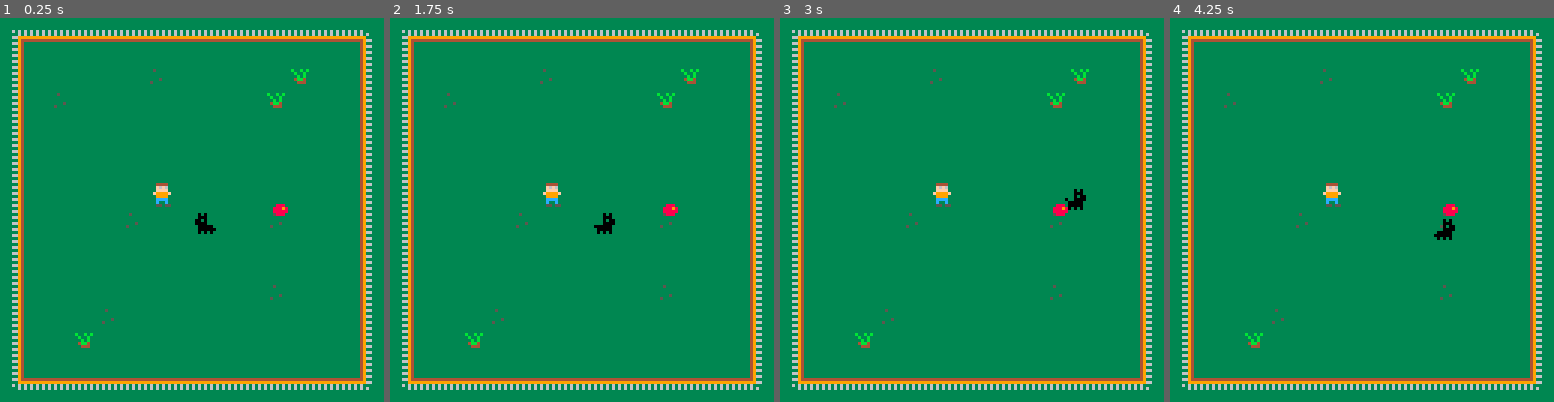
Above: before the commit, frames 1-4 (left to right).
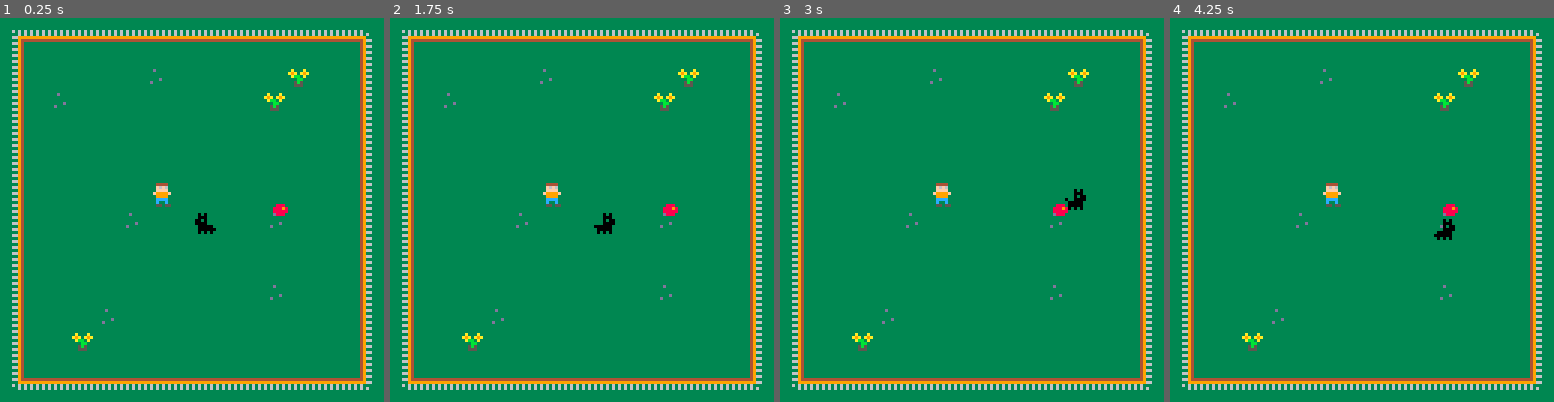
Above: after the commit, the same moments.

Repository: hugochinchilla/smity-adventure
Game: PICO-8 cartridge smity.p8
Two runs of this game, one before a commit and one after it. Both use one fixed random seed, a clock stepped at 60 frames per second and the inputs below.
Inputs:
- Up to frame 1 (0.25 s): no input
- Up to frame 2 (1.75 s): tap X (X key) at 0.33, 1.07 s; tap O (Z key) at 0.7, 1.7 s; hold Right from 1.6 s (still down)
- Up to frame 3 (3 s): tap X (X key) at 1.85, 2.97 s; release Right at 2.1 s; tap O (Z key) at 2.1, 2.5, 2.9 s; hold Up 2.15-2.42 s; hold Right from 2.47 s (still down)
- Up to frame 4 (4.25 s): release Right at 3.03 s; hold Left 3.08-3.58 s; tap O (Z key) at 3.3, 3.7, 4.1 s; hold Down 3.63-3.97 s; hold Right from 4.02 s (still down); tap X (X key) at 4.08 s

The runs differ from the first frame. In frame 1, 0.5% of the frame differs, in the area x 14-81%, y 13-87%; in frame 2, 0.5%; in frame 3, 0.5%; in frame 4, 0.5%.

Commit message:
updated sprites

Diff:
--- a/smity.p8
+++ b/smity.p8
@@ -133,40 +133,42 @@
 
 
 
-__gff__
-0000000101000000000000000001010000000000000000000000000000010100000300000000000000000000000101000000000000000000000001000001010000000000000000000000000000000000000000000000000000000000000000000000000000000000000000000000000000000000000000000000000000000000
-0000000000000000000000000000000000000000000000000000000000000000000000000000000000000000000000000000000000000000000000000000000000000000000000000000000000000000000000000000000000000000000000000000000000000000000000000000000000000000000000000000000000000000
-__map__
-3d0e0e0e0e0e0e0e0e0e0e0e0e0e0e3e0a0a0a0a0a0a05050505050505050505050505050505050505050505050505050505050505050505050500000000000000000000000000000000000000000000000000000000000000000000000000000000000000000000000000000000000000000000000000000000000000000000
-1d0a0a0a0a0a0a0a0a0a0a0a0a0a0a0d0a0a0a0a0a0a0a0a0a0a0a0a0a0a0a0a0a0a0a0a0a0a0a0a0a0a0a0a0a0a0a0a0a0a0a0a0a0a0a0a0a0a00000000000000000000000000000000000000000000000000000000000000000000000000000000000000000000000000000000000000000000000000000000000000000000
-1d0a0a0a0a0a0b0a0a0a0a0a0c0a0a0d0a0a0a0a0a0a0a0a0a0a0a0a0a0a0a0a0a0a0a0a0a0a0a0a0a0a0a0a0a0a0a0a0a0a0a0a0a0a0a0a0a0a00000000000000000000000000000000000000000000000000000000000000000000000000000000000000000000000000000000000000000000000000000000000000000000
-1d0a0b0a0a0a0a0a0a0a0a0c0a0a0a0d0a0a0a0a0a0a0a0a0a0a0a0a0a0a0a0a0a0a0a0a0a0a0a0a0a0a0a0a0a0a0a0a0a0a0a0a0a0a0a0a0a0a00000000000000000000000000000000000000000000000000000000000000000000000000000000000000000000000000000000000000000000000000000000000000000000
-1d0a0a0a0a0a0a0a0a0a0a0a0a0a0a0d0a0a0a0a0a0a0a0d0a0a0a0a0a0a0d0a0a0a0a0a0a0a0a0a0a0a0a0a0a0a0a0a0a0a0a0a0a0a0a0a0a0a00000000000000000000000000000000000000000000000000000000000000000000000000000000000000000000000000000000000000000000000000000000000000000000
-1d0a0a0a0a0a0a0a0a0a0a0a0a0a0a0d0a0a0a0a0a0a0a0d0a0a0a0a0a0a0d0a0a0a0a0a0a0a0a0a0a0a0a0a0a0a0a0a0a0a0a0a0a0a0a0a0a0a00000000000000000000000000000000000000000000000000000000000000000000000000000000000000000000000000000000000000000000000000000000000000000000
-1d0a0a0a0a0a0a0a0a0a0a0a0a0a0a0d0a0a0a0a0a0a0a0d0a0a0a0a0a0a0d0a0a0a0a0a0a0a0a0a0a0a0a0a0a0a0a0a0a0a0a0a0a0a0a0a0a0a00000000000000000000000000000000000000000000000000000000000000000000000000000000000000000000000000000000000000000000000000000000000000000000
-1d0a0a0a0a0a0a0a0a0a0a0a0a0a0a0d0a0a0a0a0a0a0a0d0a0a0a0a0a0a0d0a0a0a0a0a0a0a0a0a0a0a0a0a0a0a0a0a0a0a0a0a0a0a0a0a0a0a00000000000000000000000000000000000000000000000000000000000000000000000000000000000000000000000000000000000000000000000000000000000000000000
-1d0a0a0a0a0b0a0a0a0a0a0b0a0a0a0d0a0a0a0a0a0a0a0a0a0a0a0a0a0a0d0a0a0a0a0a0a0a0a0a0a0a0a0a0a0a0a0a0a0a0a0a0a0a0a0a0a0a00000000000000000000000000000000000000000000000000000000000000000000000000000000000000000000000000000000000000000000000000000000000000000000
-1d0a0a0a0a0a0a0a0a0a0a0a0a0a0a0d0a0a0a0a0a0a0a0a0a0a0a0a0a0a0d0d0a0a0a0a0a0a0a0a0a0a0a0a0a0a0a0a0a0a0a0a0a0a0a0a0a0a00000000000000000000000000000000000000000000000000000000000000000000000000000000000000000000000000000000000000000000000000000000000000000000
-1d0a0a0a0a0a0a0a0a0a0a0a0a0a0a0d0a0a0a0a0a0a0a0a0a0a0a0a0a0a0a0d0a0a0a0a0a0a0a0a0a0a0a0a0a0a0a0a0a0a0a0a0a0a0a0a0a0a00000000000000000000000000000000000000000000000000000000000000000000000000000000000000000000000000000000000000000000000000000000000000000000
-1d0a0a0a0a0a0a0a0a0a0a0b0a0a0a0d0a0a0a0a0a0a0a0a0a0a0a0a0a0a0a0a0a0a0a0a0a0a0a0a0a0a0a0a0a0a0a0a0a0a0a0a0a0a0a0a0a0a00000000000000000000000000000000000000000000000000000000000000000000000000000000000000000000000000000000000000000000000000000000000000000000
-1d0a0a0a0b0a0a0a0a0a0a0a0a0a0a0d0a0a0a0a0a0a0a0a0a0a0a0a0a0a0a0a0a0a0a0a0a0a0a0a0a0a0a0a0a0a0a0a0a0a0a0a0a0a0a0a0a0a00000000000000000000000000000000000000000000000000000000000000000000000000000000000000000000000000000000000000000000000000000000000000000000
-1d0a0a0c0a0a0a0a0a0a0a0a0a0a0a0d0a0a0a0a0a0a0a0a0a0a0a0a0a0a0a0a0a0a0a0a0a0a0a0a0a0a0a0a0a0a0a0a0a0a0a0a0a0a0a0a0a0a00000000000000000000000000000000000000000000000000000000000000000000000000000000000000000000000000000000000000000000000000000000000000000000
-1d0a0a0a0a0a0a0a0a0a0a0a0a0a0a0d0a0a0a0a0a0a0a0a0a0a0a0a0a0a0a0a0a0a0a0a0a0a0a0a0a0a0a0a0a0a0a0a0a0a0a0a0a0a0a0a0a0a00000000000000000000000000000000000000000000000000000000000000000000000000000000000000000000000000000000000000000000000000000000000000000000
-2d1e1e1e1e1e1e1e1e1e1e1e1e1e1e2e0a0a0a0a0a0a0a0a0a0a0a0a0a0a0a0a0a0a0a0a0a0a0a0a0a0a0a0a0a0a0a0a0a0a0a0a0a0a0a0a0a0a00000000000000000000000000000000000000000000000000000000000000000000000000000000000000000000000000000000000000000000000000000000000000000000
-0a0a0a0a0a0a0a0a0a0a0a0a0a0a0a0a0a0a0a0a0a0a0a0a0a0a0a0a0a0a0a0a0a0a0a0a0a0a0a0a0a0a0a0a0a0a0a0a0a0a0a0a0a0a0a0a0a0a00000000000000000000000000000000000000000000000000000000000000000000000000000000000000000000000000000000000000000000000000000000000000000000
-0a0a0a0a0a0a0a0a0a0a0a0a0a0a0a0a0a0a0a0a0a0a0a0a0a0a0a0a0a0a0a0a0a0a0a0a0a0a0a0a0a0a0a0a0a0a0a0a0a0a0a0a0a0a0a0a0a0a00000000000000000000000000000000000000000000000000000000000000000000000000000000000000000000000000000000000000000000000000000000000000000000
-0a0a0a0a0a0a0a0a0a0a0a0a0a0a0a0a0a0a0a0a0a0a0a0a0a0a0a0a0a0a0a0a0a0a0a0a0a0a0a0a0a0a0a0a0a0a0a0a0a0a0a0a0a0a0a0a0a0a00000000000000000000000000000000000000000000000000000000000000000000000000000000000000000000000000000000000000000000000000000000000000000000
-0a0a0a0a0a0a0a0a0a0a0a0a0a0a0a0a0a0a0a0a0a0a0a0a0a0a0a0a0a0a0a0a0a0a0a0a0a0a0a0a0a0a0a0a0a0a0a0a0a0a0a0a0a0a0a0a0a0a00000000000000000000000000000000000000000000000000000000000000000000000000000000000000000000000000000000000000000000000000000000000000000000
-0a0a0a0a0a0a0a0a0a0a0a0a0a0a0a0a0a0a0a0a0a0a0a0a0a0a0a0a0a0a0a0a0a0a0a0a0a0a0a0a0a0a0a0a0a0a0a0a0a0a0a0a0a0a0a0a0a0a00000000000000000000000000000000000000000000000000000000000000000000000000000000000000000000000000000000000000000000000000000000000000000000
-0a0a0a0a0a0a0a0a0a0a0a0a0a0a0a0a0a0a0a0a0a0a0a0a0a0a0a0a0a0a0a0a0a0a0a0a0a0a0a0a0a0a0a0a0a0a0a0a0a0a0a0a0a0a0a0a0a0a00000000000000000000000000000000000000000000000000000000000000000000000000000000000000000000000000000000000000000000000000000000000000000000
-0a0a0a0a0a0a0a0a0a0a0a0a0a0a0a0a0a0a0a0a0a0a0a0a0a0a0a0a0a0a0a0a0a0a0d0a0a0a0a0a0a0a0a0a0a0a0a0a0a0a0a0a0a0a0a0a0a0a00000000000000000000000000000000000000000000000000000000000000000000000000000000000000000000000000000000000000000000000000000000000000000000
-0a0a0a0a0a0a0a0a0a0a0a0a0a0a0a0a0a0a0a0a0a0b0a0a0a0a0a0a0a0b0a0a0c0a0d0a0a0a0a0a0a0a0a0a0a0a0a0a0a0a0a0a0a0a0a0a0a0a00000000000000000000000000000000000000000000000000000000000000000000000000000000000000000000000000000000000000000000000000000000000000000000
-0b0b0b0b0b0b0b0b0b0b0b0b0b0b0b0b0b0b0b0a0a0c0b0a0a0a0a0a0a0a0a0a0a0a0d0b0b0b0b0b0b0b0b0b0b0b0b0b0b0b0b0b0b0b0b0b0b0b00000000000000000000000000000000000000000000000000000000000000000000000000000000000000000000000000000000000000000000000000000000000000000000
-0b0b0b0b0b0b0b0b0b0b0b0b0b0b0b0b0b0b0b0a0a0a0a0a0a0c0c0b0a0a0a0a0a0b0d0b0b0b0b0b0b0b0b0b0b0b0b0b0b0b0b0b0b0b0b0b0b0b00000000000000000000000000000000000000000000000000000000000000000000000000000000000000000000000000000000000000000000000000000000000000000000
-0b0b0b0b0b0b0b0b0b0b0b0b0b0b0b0b0b0b0b0a0a0a0b0a0a0a0a0a0a0a0a0a0a0a0d0b0b0b0b0b0b0b0b0b0b0b0b0b0b0b0b0b0b0b0b0b0b0b00000000000000000000000000000000000000000000000000000000000000000000000000000000000000000000000000000000000000000000000000000000000000000000
-0b0b0b0b0b0b0b0b0b0b0b0b0b0b0b0b0b0b0b0a0a0a0a0a0a0a0a0a0a0b0a0a0a0b0d0b0b0b0b0b0b0b0b0b0b0b0b0b0b0b0b0b0b0b0b0b0b0b00000000000000000000000000000000000000000000000000000000000000000000000000000000000000000000000000000000000000000000000000000000000000000000
-0b0b0b0b0b0b0b0b0b0b0b0b0b0b0b0b0b0b0b0a0a0b0a0b0a0a0b0a0a0a0a0a0a0a0d0b0b0b0b0b0b0b0b0b0b0b0b0b0b0b0b0b0b0b0b0b0b0b00000000000000000000000000000000000000000000000000000000000000000000000000000000000000000000000000000000000000000000000000000000000000000000
-0b0b0b0b0b0b0b0b0b0b0b0b0b0b0b0b0b0b0b0a0a0a0a0a0a0a0a0a0a0a0a0a0a0c0d0b0b0b0b0b0b0b0b0b0b0b0b0b0b0b0b0b0b0b0b0b0b0b00000000000000000000000000000000000000000000000000000000000000000000000000000000000000000000000000000000000000000000000000000000000000000000
 
 
 
+…(13 lines of a section not shown)…
+__gff__
+0000000101000000000000000001010000000000000000000000000000010100000300000000000000000000000101000000000000000000000001000001010000000000000000000000000000000000000000000000000000000000000000000000000000000000000000000000000000000000000000000000000000000000
+0000000000000000000000000000000000000000000000000000000000000000000000000000000000000000000000000000000000000000000000000000000000000001010000000000000000010100000000000000000000000000000101000003000000000000000000000001010000000000000000000000010000010100
+__map__
+3d0e0e0e0e0e0e0e0e0e0e0e0e0e0e3e00000000000000000000000000000000000000000000000000000000000000000000000000000000000000000000000000000000000000000000000000000000000000000000000000000000000000000000000000000000000000000000000000000000000000000000000000000000
+1d0a0a0a0a0a0a0a0a0a0a0a0a0a0a0d00000000000000000000000000000000000000000000000000000000000000000000000000000000000000000000000000000000000000000000000000000000000000000000000000000000000000000000000000000000000000000000000000000000000000000000000000000000
+1d0a0a0a0a0a0b0a0a0a0a0a0c0a0a0d00000000000000000000000000000000000000000000000000000000000000000000000000000000000000000000000000000000000000000000000000000000000000000000000000000000000000000000000000000000000000000000000000000000000000000000000000000000
+1d0a0b0a0a0a0a0a0a0a0a0c0a0a0a0d00000000000000000000000000000000000000000000000000000000000000000000000000000000000000000000000000000000000000000000000000000000000000000000000000000000000000000000000000000000000000000000000000000000000000000000000000000000
+1d0a0a0a0a0a0a0a0a0a0a0a0a0a0a0d00000000000000000000000000000000000000000000000000000000000000000000000000000000000000000000000000000000000000000000000000000000000000000000000000000000000000000000000000000000000000000000000000000000000000000000000000000000
+1d0a0a0a0a0a0a0a0a0a0a0a0a0a0a0d00000000000000000000000000000000000000000000000000000000000000000000000000000000000000000000000000000000000000000000000000000000000000000000000000000000000000000000000000000000000000000000000000000000000000000000000000000000
+1d0a0a0a0a0a0a0a0a0a0a0a0a0a0a0d00000000000000000000000000000000000000000000000000000000000000000000000000000000000000000000000000000000000000000000000000000000000000000000000000000000000000000000000000000000000000000000000000000000000000000000000000000000
+1d0a0a0a0a0a0a0a0a0a0a0a0a0a0a0d00000000000000000000000000000000000000000000000000000000000000000000000000000000000000000000000000000000000000000000000000000000000000000000000000000000000000000000000000000000000000000000000000000000000000000000000000000000
+1d0a0a0a0a0b0a0a0a0a0a0b0a0a0a0d00000000000000000000000000000000000000000000000000000000000000000000000000000000000000000000000000000000000000000000000000000000000000000000000000000000000000000000000000000000000000000000000000000000000000000000000000000000
+1d0a0a0a0a0a0a0a0a0a0a0a0a0a0a0d00000000000000000000000000000000000000000000000000000000000000000000000000000000000000000000000000000000000000000000000000000000000000000000000000000000000000000000000000000000000000000000000000000000000000000000000000000000
+1d0a0a0a0a0a0a0a0a0a0a0a0a0a0a0d00000000000000000000000000000000000000000000000000000000000000000000000000000000000000000000000000000000000000000000000000000000000000000000000000000000000000000000000000000000000000000000000000000000000000000000000000000000
+1d0a0a0a0a0a0a0a0a0a0a0b0a0a0a0d00000000000000000000000000000000000000000000000000000000000000000000000000000000000000000000000000000000000000000000000000000000000000000000000000000000000000000000000000000000000000000000000000000000000000000000000000000000
+1d0a0a0a0b0a0a0a0a0a0a0a0a0a0a0d00000000000000000000000000000000000000000000000000000000000000000000000000000000000000000000000000000000000000000000000000000000000000000000000000000000000000000000000000000000000000000000000000000000000000000000000000000000
+1d0a0a0c0a0a0a0a0a0a0a0a0a0a0a0d00000000000000000000000000000000000000000000000000000000000000000000000000000000000000000000000000000000000000000000000000000000000000000000000000000000000000000000000000000000000000000000000000000000000000000000000000000000
+1d0a0a0a0a0a0a0a0a0a0a0a0a0a0a0d00000000000000000000000000000000000000000000000000000000000000000000000000000000000000000000000000000000000000000000000000000000000000000000000000000000000000000000000000000000000000000000000000000000000000000000000000000000
+2d1e1e1e1e1e1e1e1e1e1e1e1e1e1e2e00000000000000000000000000000000000000000000000000000000000000000000000000000000000000000000000000000000000000000000000000000000000000000000000000000000000000000000000000000000000000000000000000000000000000000000000000000000
+
+
+
Not shown, changed: 32 lines of the sprite sheet (__gfx__) section of smity.p8
Not shown, changed: export/smity.html
Not shown, changed: export/smity.js
